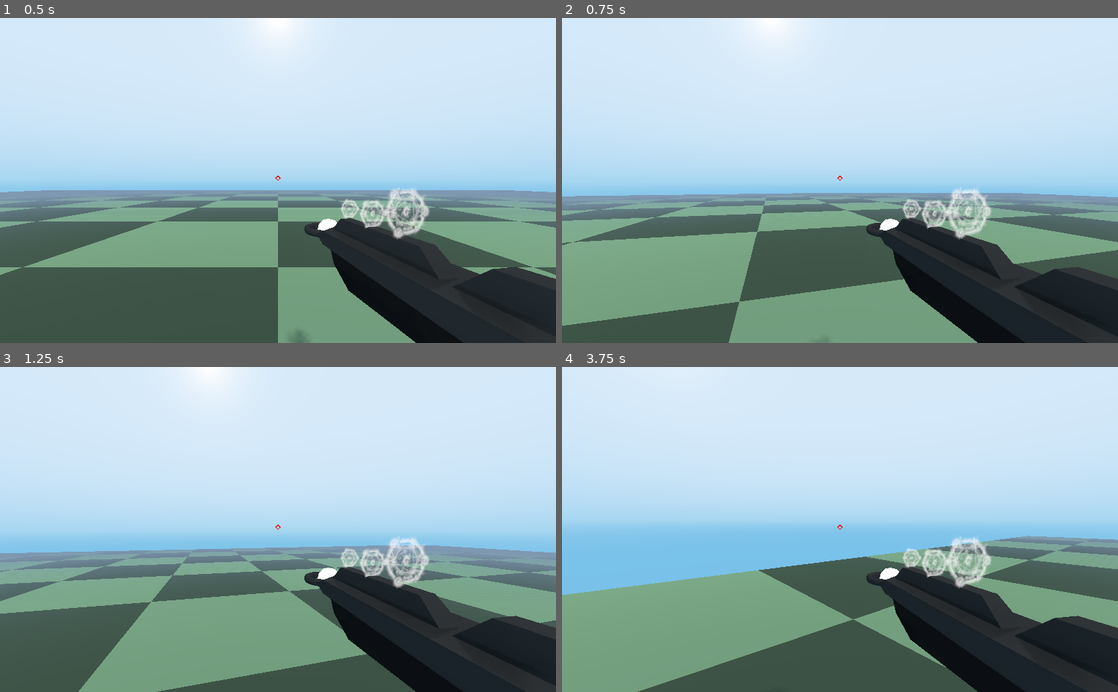
Above: before the commit, frames 1-4 (two rows, left to right).
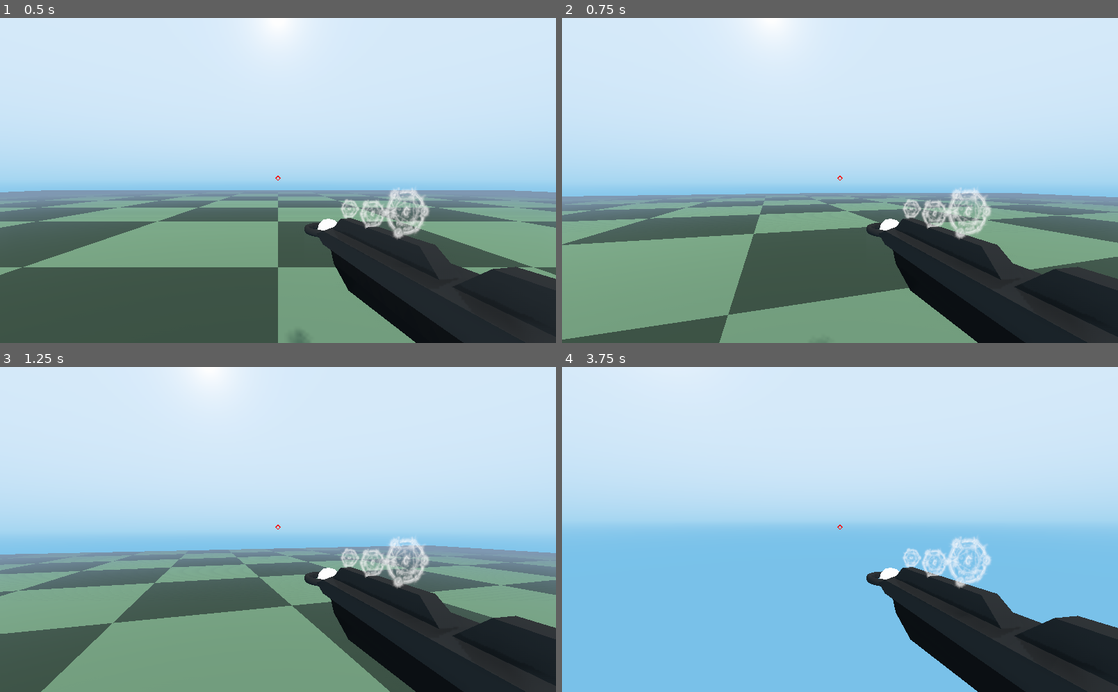
Above: after the commit, the same moments.

Repository: 1SDANi/Project-Blam
Game: Godot game, scene res://World.tscn
The game is run twice, just before and just after one commit, with the same random seed, the same clock (stepped at 60 frames per second) and the same inputs.
Inputs (mouse positions are in pixels of both pictures, inside the frame that each line leads up to):
- Up to frame 1 (0.5 s): no input
- Up to frame 2 (0.75 s): tap Enter at 0.5 s; move the mouse to (867, 180) at 0.52 s; hold W (ui_up) from 0.53 s (still down); click (867, 180) at 0.6 s
- Up to frame 3 (1.25 s): keep holding W (ui_up); tap Space (ui_select) at 0.77 s
- Up to frame 4 (3.75 s): keep holding W (ui_up); move the mouse to (812, 529) at 1.27 s; tap E (game_swap_weapon) at 1.35, 2.85 s; tap Space (ui_select) at 1.52, 3.02 s; move the mouse to (851, 523) at 2.02 s; click (851, 523) at 2.1 s; move the mouse to (834, 536) at 2.77 s; move the mouse to (878, 532) at 3.52 s; click (878, 532) at 3.6 s

Frame 1 is identical in both runs. In frame 2, 3.8% of the frame differs, in the area x 0-100%, y 53-100%; in frame 3, 11%; in frame 4, 30%, in the area x 0-100%, y 51-100%.

Commit message:
Differentiated Air and Ground Movement Values Slight projectile velocity code improvements

Diff:
--- a/Constants.gd
+++ b/Constants.gd
@@ -1,6 +1,6 @@
 extends Spatial
 
-const fGravity = 0.98
+const fGravity : float = 0.98
 const fMaxLook : float = PI / 2 - PI / 8
 const fMaxRotate : float = PI * 2 * 0.05
 const BattleRifle = preload("Guns/BattleRifle.gd")
@@ -8,3 +8,6 @@
 const GenericProjectile = preload("Projectiles/Projectile.tscn")
 const BattleRifleProjectile = preload("Projectiles/BattleRifleProjectile.tscn")
 const MachinePistolProjectile = preload("Projectiles/MachinePistolProjectile.tscn")
+# 36 is the player's max ground speed
+const fSpeedReference : float = 36.0
+const fProjectileSpeedMultiplier : float = 1.1 * fSpeedReference
--- a/Projectiles/BattleRifleProjectile.gd
+++ b/Projectiles/BattleRifleProjectile.gd
@@ -1,7 +1,7 @@
 extends "Projectile.gd"
 
 func on_spawn():
-	fInitialVelocity = 27 * 1
+	fInitialVelocity = 1 * Constants.fProjectileSpeedMultiplier
 	fDamage = 20
 	fCrit = 35
 	fRadius = 1
--- a/Projectiles/MachinePistolProjectile.gd
+++ b/Projectiles/MachinePistolProjectile.gd
@@ -1,11 +1,11 @@
 extends "Projectile.gd"
 
 func on_spawn():
-	fInitialVelocity = 27 * 1.5
-	fDamage = 25
-	fCrit = 35
+	fInitialVelocity = 1.5 * Constants.fProjectileSpeedMultiplier
+	fDamage = 25.0
+	fCrit = 35.0
 	fRadius = 0.75
-	fAccelerateDuration = 1
-	fAcceleration = -27 / fAccelerateDuration
-	fAccelerateTime = 0
+	fAccelerateDuration = 1.0
+	fAcceleration = -Constants.fPlayerMaxSpeed / fAccelerateDuration
+	fAccelerateTime = 0.0
 	after_spawn()
--- a/World.tscn
+++ b/World.tscn
@@ -64,13 +64,13 @@
 script = ExtResource( 1 )
 fMass = 1.5
 fGroundFriction = 0.1
-fAirFriction = 0.1
+fAirFriction = 0.05
 pWeakpoint = NodePath("HeadShape/HeadArea")
 fJumpStrength = 25.0
 pLook = NodePath("HeadShape")
 pHands = NodePath("HeadShape/Camera/Hands")
-fGroundSpeed = 3.0
-fAirSpeed = 3.0
+fGroundSpeed = 4.0
+fAirSpeed = 2.0
 
 [node name="BodyShape" type="CollisionShape" parent="Player"]
 transform = Transform( 1, 0, 0, 0, -4.37114e-008, -1, 0, 1, -4.37114e-008, 0, 0, 0 )
Not shown: 7 places in World.tscn that only renumber resources
Not shown, changed: Blam.pck
